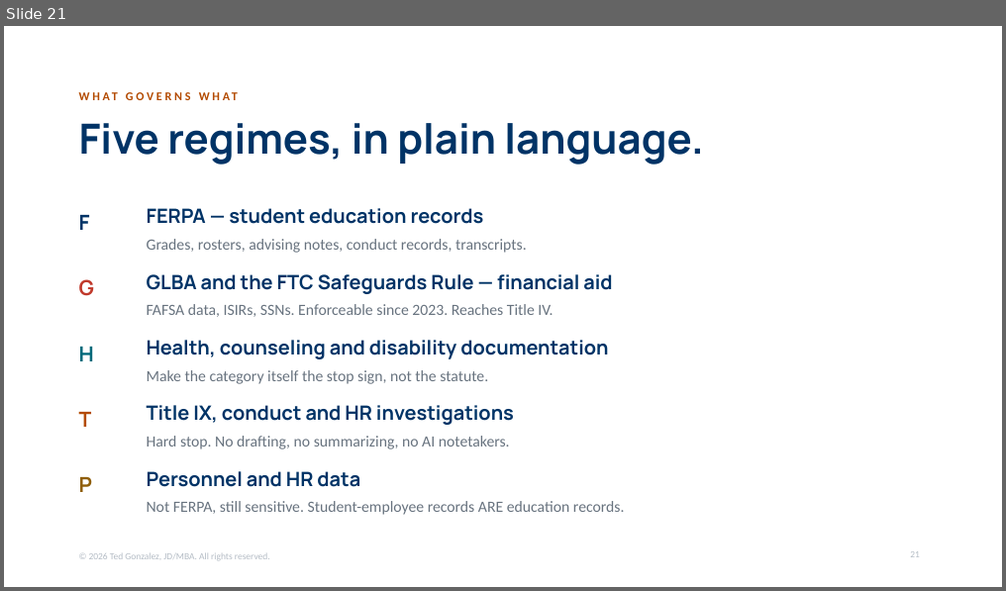
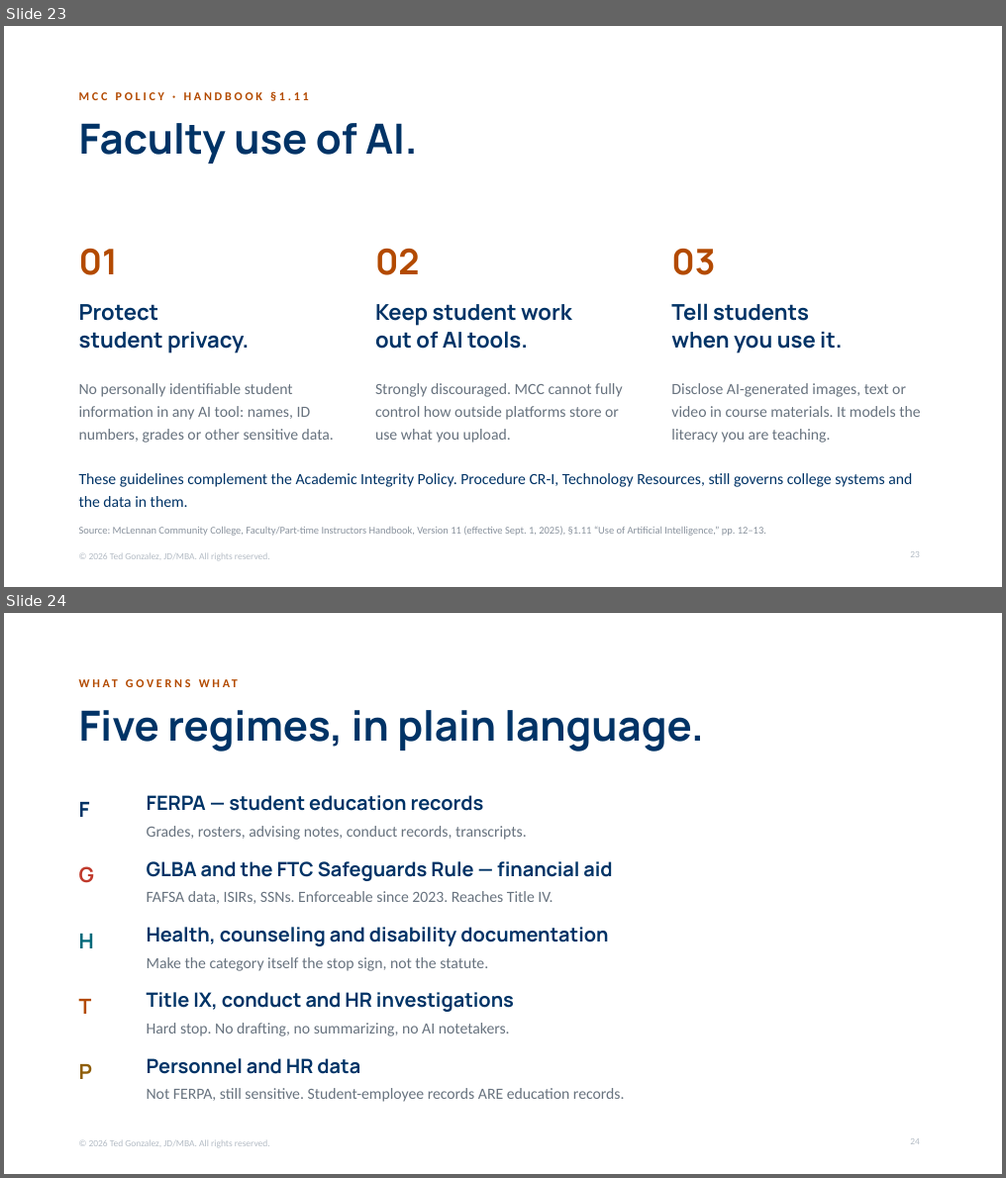
Before and after one commit to tedg145/mcc-professional-development, a slide deck: presentations/files/foundations.pptx. Shown one above the other, each under a label of ours: slide 21 before the commit, slides 23 and 24 after it. The pictures are 1006x591 and 1006x1178 pixels, drawn with LibreOffice and Linux fonts; fonts in the diff are those of the drawing. Boxes give left, top, right and bottom in pixels: in the first picture for what was removed or moved away, otherwise in the second. Text is boxed around its words. In the diff, an @@ line names an element or a change of style, - is before the commit and + after.

```diff
--- a/presentations/files/foundations.pptx
+++ b/presentations/files/foundations.pptx
@@ slide 23 added at bbox=[4, 26, 1002, 587], background #FFFFFF; not listed: 1 template element that a slide beside it also shows @@
@@ text added at bbox=[79, 91, 309, 101], 11.5 pt, text #B34A00, bold @@
+MCC POLICY · HANDBOOK §1.11
@@ text added at bbox=[79, 123, 418, 164], 40 pt, text #003366, bold @@
+Faculty use of AI.
@@ text added at bbox=[79, 248, 118, 275], 34 pt, text #B34A00, bold @@
+01
@@ text added at bbox=[375, 248, 420, 275], 34 pt, text #B34A00, bold @@
+02
@@ text added at bbox=[671, 248, 715, 275], 34 pt, text #B34A00, bold @@
+03
@@ text added at bbox=[79, 304, 249, 354], 21 pt, text #003366, bold @@
+Protect
+student privacy.
@@ text added at bbox=[375, 304, 572, 349], 21 pt, text #003366, bold @@
+Keep student work
+out of AI tools.
@@ text added at bbox=[671, 303, 842, 354], 21 pt, text #003366, bold @@
+Tell students
+when you use it.
@@ text added at bbox=[79, 383, 334, 443], 15 pt, text #68737F @@
+No personally identifiable student information in any AI tool: names, ID numbers, grades or other sensitive data.
@@ text added at bbox=[375, 383, 622, 443], 15 pt, text #68737F @@
+Strongly discouraged. MCC cannot fully control how outside platforms store or use what you upload.
@@ text added at bbox=[671, 383, 920, 443], 15 pt, text #68737F @@
+Disclose AI-generated images, text or video in course materials. It models the literacy you are teaching.
@@ text added at bbox=[79, 473, 912, 507], 15 pt, text #003366 @@
+These guidelines complement the Academic Integrity Policy. Procedure CR-I, Technology Resources, still governs college systems and the data in them.
@@ text added at bbox=[79, 526, 766, 536], 10 pt, text #8A939E @@
+Source: McLennan Community College, Faculty/Part-time Instructors Handbook, Version 11 (effective Sept. 1, 2025), §1.11 “Use of Artificial Intelligence,” pp. 12–13.
@@ page number added at bbox=[910, 552, 920, 558], 9 pt, text #B4BCC5 @@
+23
@@ what was slide 21 is now slide 24 @@
```
Also in this commit, not shown: 2 slides changed, 2 other slides added, 1 other file.
